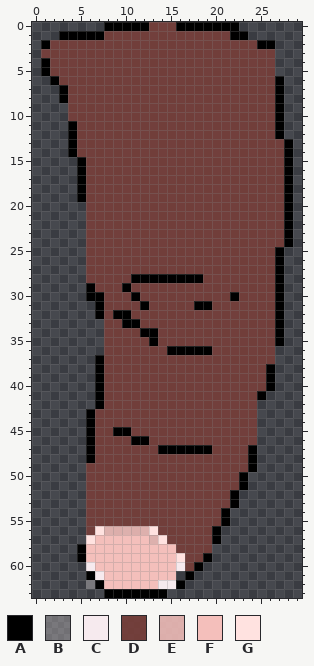
Pixel-art sprite: graphics/character/small_finger.png. The picture above was drawn from the file before the commit.
The file is 30x64 pixels. Colours within 5 levels of each other are drawn and written as one.
Palette (. is transparent): A #000000  B #e6dede52  C #f6eaee  D #793e39de  E #f4bfbbde  F #f4bfbb  G #ffe2e0
Pixels before, first column x 1:
 0 .......AAAAADDDAAAAAAA......
 1 ..AAAAADDDDDDDDDDDDDDAA.....
 2 ADDDDDDDDDDDDDDDDDDDDDDDAA..
 3 DDDDDDDDDDDDDDDDDDDDDDDDDD..
 4 ADDDDDDDDDDDDDDDDDDDDDDDDD..
 5 ADDDDDDDDDDDDDDDDDDDDDDDDD..
 6 .ADDDDDDDDDDDDDDDDDDDDDDDDA.
 7 ..ADDDDDDDDDDDDDDDDDDDDDDDA.
 8 ..ADDDDDDDDDDDDDDDDDDDDDDDA.
 9 ...DDDDDDDDDDDDDDDDDDDDDDDA.
10 ...DDDDDDDDDDDDDDDDDDDDDDDA.
11 ...ADDDDDDDDDDDDDDDDDDDDDDA.
12 ...ADDDDDDDDDDDDDDDDDDDDDDA.
13 ...ADDDDDDDDDDDDDDDDDDDDDDDA
14 ...ADDDDDDDDDDDDDDDDDDDDDDDA
15 ....ADDDDDDDDDDDDDDDDDDDDDDA
16 ....ADDDDDDDDDDDDDDDDDDDDDDA
17 ....ADDDDDDDDDDDDDDDDDDDDDDA
18 ....ADDDDDDDDDDDDDDDDDDDDDDA
19 ....ADDDDDDDDDDDDDDDDDDDDDDA
20 .....DDDDDDDDDDDDDDDDDDDDDDA
21 .....DDDDDDDDDDDDDDDDDDDDDDA
22 .....DDDDDDDDDDDDDDDDDDDDDDA
23 .....DDDDDDDDDDDDDDDDDDDDDDA
24 .....DDDDDDDDDDDDDDDDDDDDDDA
25 .....DDDDDDDDDDDDDDDDDDDDDA.
26 .....DDDDDDDDDDDDDDDDDDDDDA.
27 .....DDDDDDDDDDDDDDDDDDDDDA.
28 .....DDDDDAAAAAAAADDDDDDDDA.
29 .....ADDDADDDDDDDDDDDDDDDDA.
30 .....AADDDADDDDDDDDDDADDDDA.
31 ......ADDDDADDDDDAADDDDDDDA.
32 ......ADAADDDDDDDDDDDDDDDDA.
33 .......DDAADDDDDDDDDDDDDDDA.
34 .......DDDDAADDDDDDDDDDDDDA.
35 .......DDDDDADDDDDDDDDDDDDA.
36 .......DDDDDDDAAAAADDDDDDD..
37 ......ADDDDDDDDDDDDDDDDDDD..
38 ......ADDDDDDDDDDDDDDDDDDA..
39 ......ADDDDDDDDDDDDDDDDDDA..
40 ......ADDDDDDDDDDDDDDDDDDA..
41 ......ADDDDDDDDDDDDDDDDDA...
42 ......ADDDDDDDDDDDDDDDDD....
43 .....ADDDDDDDDDDDDDDDDDD....
44 .....ADDDDDDDDDDDDDDDDDD....
45 .....ADDAADDDDDDDDDDDDDD....
46 .....ADDDDAADDDDDDDDDDDD....
47 .....ADDDDDDDAAAAAADDDDA....
48 .....ADDDDDDDDDDDDDDDDDA....
49 .....DDDDDDDDDDDDDDDDDDA....
50 .....DDDDDDDDDDDDDDDDDA.....
51 .....DDDDDDDDDDDDDDDDDA.....
52 .....DDDDDDDDDDDDDDDDA......
53 .....DDDDDDDDDDDDDDDDA......
54 .....DDDDDDDDDDDDDDDA.......
55 .....DDDDDDDDDDDDDDDA.......
56 .....DGEEEEEGDDDDDDA........
57 .....GFFFFFFEGDDDDDA........
58 ....AFFFFFFFFFFDDDD.........
59 ....AFFFFFFFFFFGDDA.........
60 .....CFFFFFFFFFCDA..........
61 .....ACFFFFFFFF.A...........
62 .....BAFFFFFFCCA............
63 .......AAAAAAA..............
Now the later version:
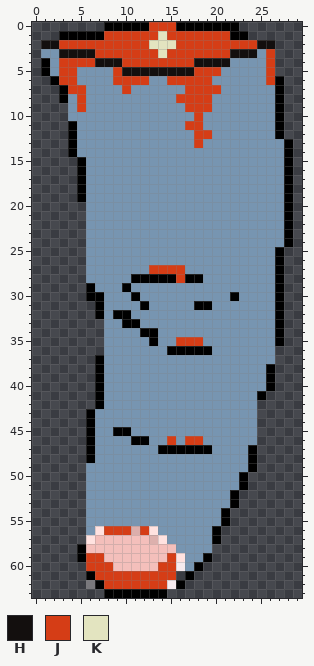
Colours new in this view: H #130f0e  J #d53d16  K #e3e4c0
The edit:
Colour D changes from #793e39de to #7795b1.
Colour A becomes colour H in row 2 at x 1 and 25 to 26.
Colour D becomes colour H in row 2 at x 2; in row 3 at x 3 to 6 and 22 to 24; in row 4 at x 7 to 9 and 18 to 21; in row 5 at x 10 to 17.
Colour A becomes colour J in row 28 at x 16.
Colour C becomes colour J in row 60 at x 6; in row 61 at x 7; in row 62 at x 14.
Colour D becomes colour J in row 0 at x 13 to 15; in row 1 at x 8 to 13 and 15 to 21; in row 2 at x 3 to 12 and 16 to 24; in row 3 at x 7 to 13, 15 to 21 and 26; in row 4 at x 3 to 6, 10 to 17 and 26; in row 5 at x 3 to 4, 9, 18 to 20 and 26.
Colour D becomes colour J in row 6 at x 3 to 4, 9 to 12, 15 to 19 and 26; in row 7 at x 4 to 5, 10 and 17 to 20; in row 8 at x 5 and 16 to 19; in row 9 at x 5 and 17 to 19; in row 10 at x 18; in row 11 at x 17 to 18.
Colour D becomes colour J in row 12 at x 18 to 19; in row 13 at x 18; in row 27 at x 13 to 16; in row 35 at x 16 to 18; in row 46 at x 15 and 17 to 18.
Colour E becomes colour J in row 56 at x 8 to 10 and 12.
Colour F becomes colour J in row 59 at x 6 to 7 and 15; in row 60 at x 7 to 8 and 14 to 15; in row 61 at x 8 to 15; in row 62 at x 8 to 13.
Colour D becomes colour K in row 1 at x 14; in row 2 at x 13 to 15; in row 3 at x 14.
Pixel boxes of the changes (left, top, right, bottom) in both pictures:
changed: (41, 22, 284, 589)
